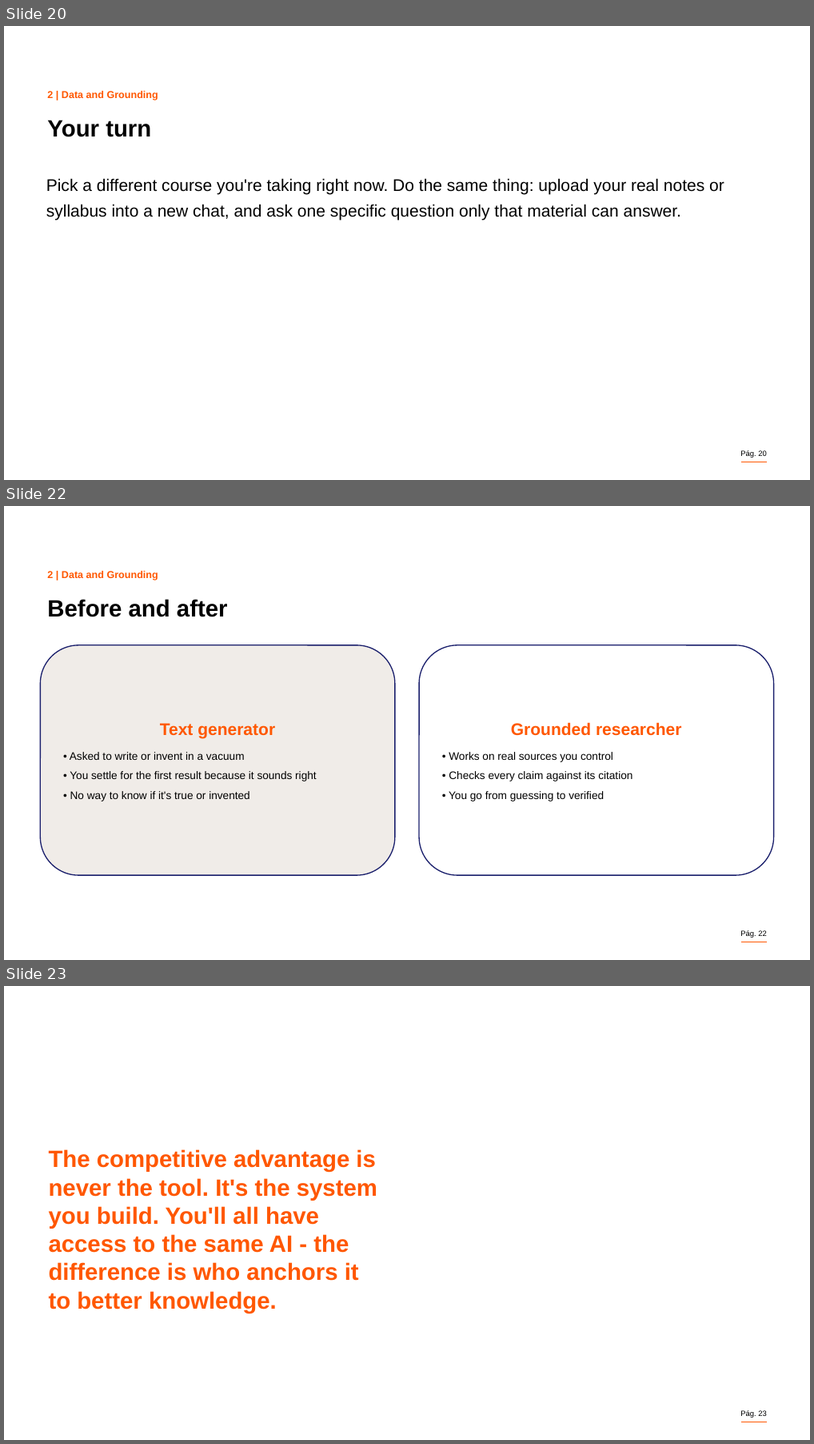
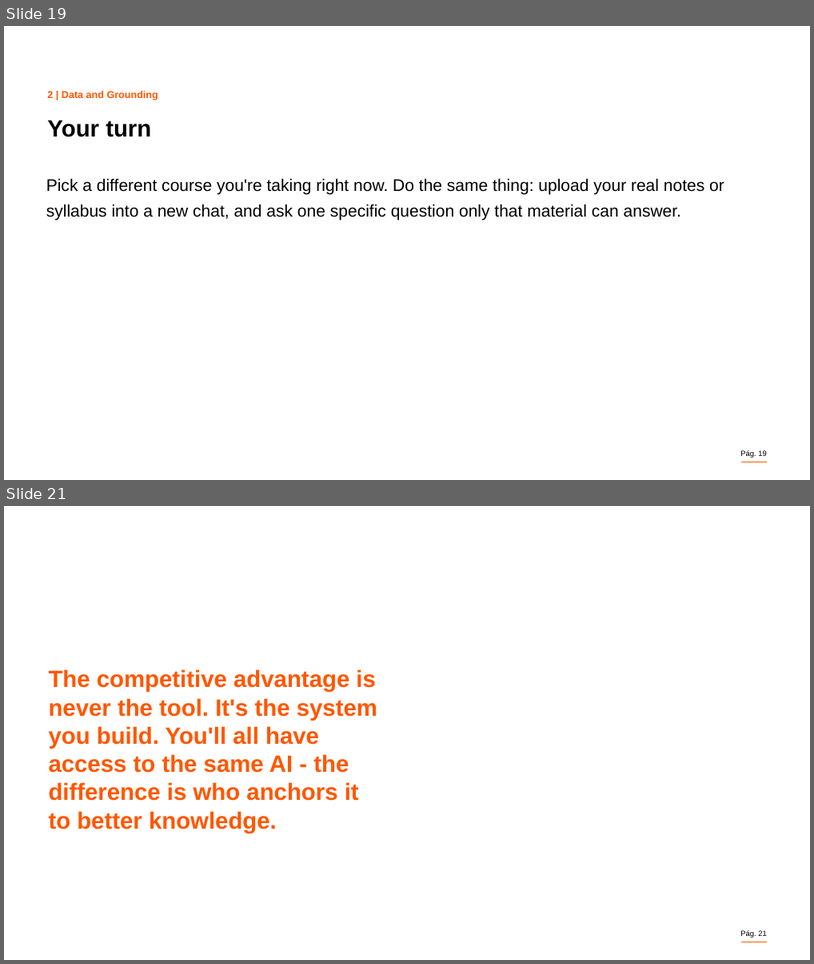
Before and after one commit to aguazz/search-processing-use-of-information, a slide deck: 01-Content/Topic 3 - AI and Prompt Engineering/AI and Prompt Engineering.pptx. Shown one above the other, each under a label of ours: slides 20, 22 and 23 before the commit, slides 19 and 21 after it; the slides between them are not shown. The pictures are 814x1444 and 814x964 pixels, drawn with LibreOffice and Linux fonts; fonts in the diff are those of the drawing; background and template pictures are left out. Boxes give left, top, right and bottom in pixels: in the first picture for what was removed or moved away, otherwise in the second. Text is boxed around its words. In the diff, an @@ line names an element or a change of style, - is before the commit and + after.

```diff
--- a/01-Content/Topic 3 - AI and Prompt Engineering/AI and Prompt Engineering.pptx
+++ b/01-Content/Topic 3 - AI and Prompt Engineering/AI and Prompt Engineering.pptx
@@ slide 22 removed at (4, 506, 810, 960), background #FFFFFF; not listed: 2 template elements that a slide beside it also shows @@
@@ text removed at (47, 571, 158, 580) @@
-2 | Data and Grounding
@@ title removed at (47, 599, 228, 617) @@
-Before and after
@@ rounded rectangle removed at (40, 645, 395, 875) @@
-Text generator
-• Asked to write or invent in a vacuum
-• You settle for the first result because it sounds right
-• No way to know if it's true or invented
@@ rounded rectangle removed at (420, 645, 774, 875) @@
-Grounded researcher
-• Works on real sources you control
-• Checks every claim against its citation
-• You go from guessing to verified
@@ what was slide 20 is now slide 19 @@
@@ page number at (741, 450, 767, 457): text changed @@
-Pág. 20
+Pág. 19
@@ what was slide 23 is now slide 21 @@
@@ page number at (741, 930, 767, 937): text changed @@
-Pág. 23
+Pág. 21
```
Also in this commit, not shown: 25 slides changed, 1 other slide removed, 1 other file.
